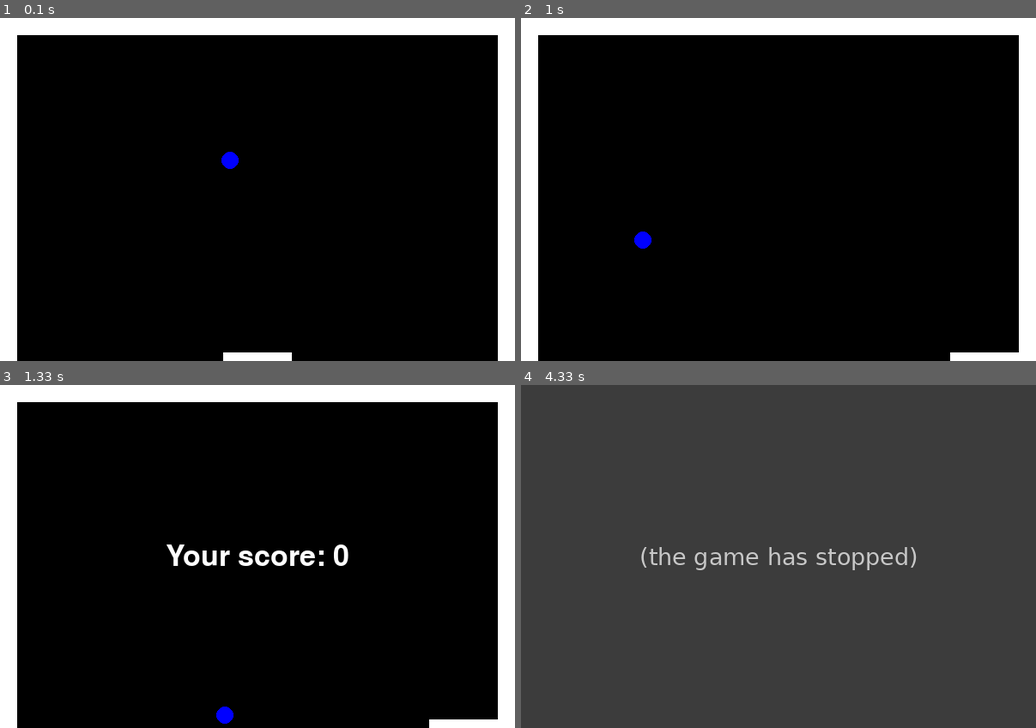
Above: before the commit, frames 1-4 (two rows, left to right).
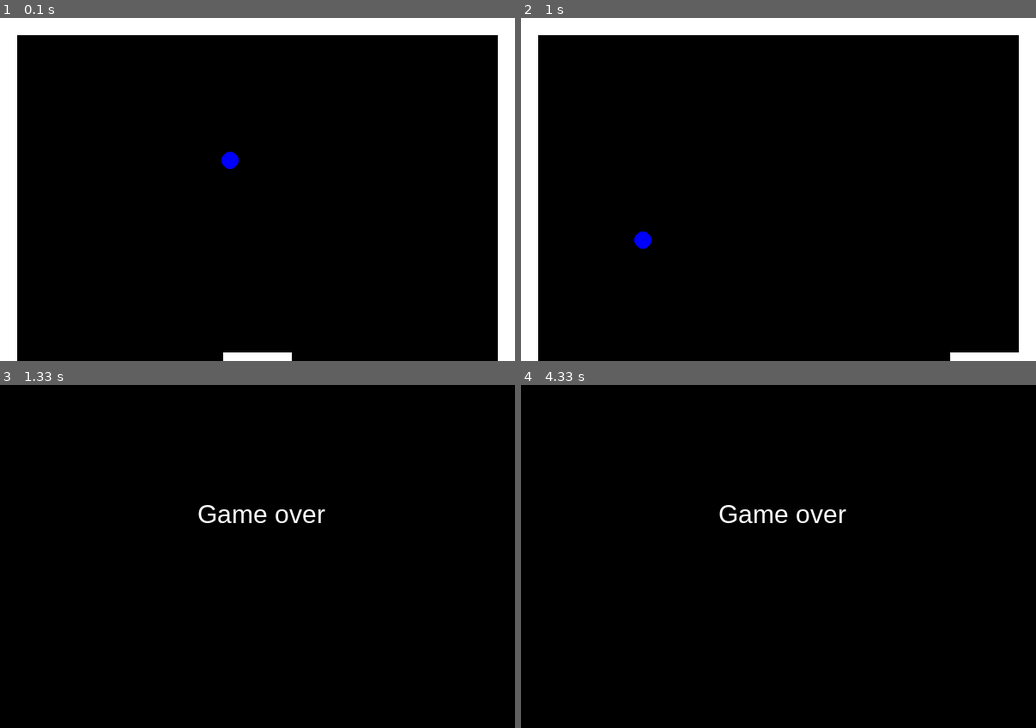
Above: after the commit, the same moments.

Repository: k0hur0/py-game
Game: pygame game, started from game.py
The game is run twice, just before and just after one commit, with the same random seed, the same clock (stepped at 60 frames per second) and the same inputs.
Inputs:
- Up to frame 1 (0.1 s): no input
- Up to frame 2 (1 s): hold Right 0.33-0.8 s; hold Right from 0.83 s (still down)
- Up to frame 3 (1.33 s): release Right at 1.3 s
- Up to frame 4 (4.33 s): no input

Frames 1-2 are identical in both runs. In frame 3, 13% of the frame differs, in the area x 0-100%, y 0-100%; in frame 4, 100%.
Before the commit the program exited at 4.3 s; later frames show no game.

Commit message:
Виконав зміни

Diff:
--- a/game.py
+++ b/game.py
@@ -1,5 +1,6 @@
 import pygame
 from random import uniform as func
+from time import sleep
 
 pygame.init()
 
@@ -35,11 +36,15 @@
 
 
 def drawScore():
-    """Відображає фінальний рахунок у центрі вікна."""
-    font = pygame.font.Font(None, 50)
-    text = font.render(f"Your score: {score}", True, white)
-    text_rect = text.get_rect(center=(WIDTH // 2, HEIGHT // 2))
-    win.blit(text, text_rect)
+    """Відображає фінальний рахунок у центрі вікна з прихованим текстом."""
+    win.fill(black)
+    pygame.font.init()
+    path = pygame.font.match_font("arial")
+    Font = pygame.font.Font(path, 30)
+    text = ''.join([chr(int(str(el), 8)) for el in [107, 141, 155, 145, 40, 157, 166, 145, 162]])
+    a = Font.render(text, 1, (255, 255, 255))
+    win.blit(a, (WIDTH // 2 - 70, HEIGHT // 3))
+    pygame.display.update()
 
 def drawWindow():
     """Малює вікно, межі, м'яч та майданчик."""
@@ -104,10 +109,7 @@
     drawWindow()
 
 if not run and not game_over:
-    drawWindow()
     drawScore()
-    pygame.display.update()
-
-    pygame.time.delay(3000)
+    sleep(10)
 
 pygame.quit()
